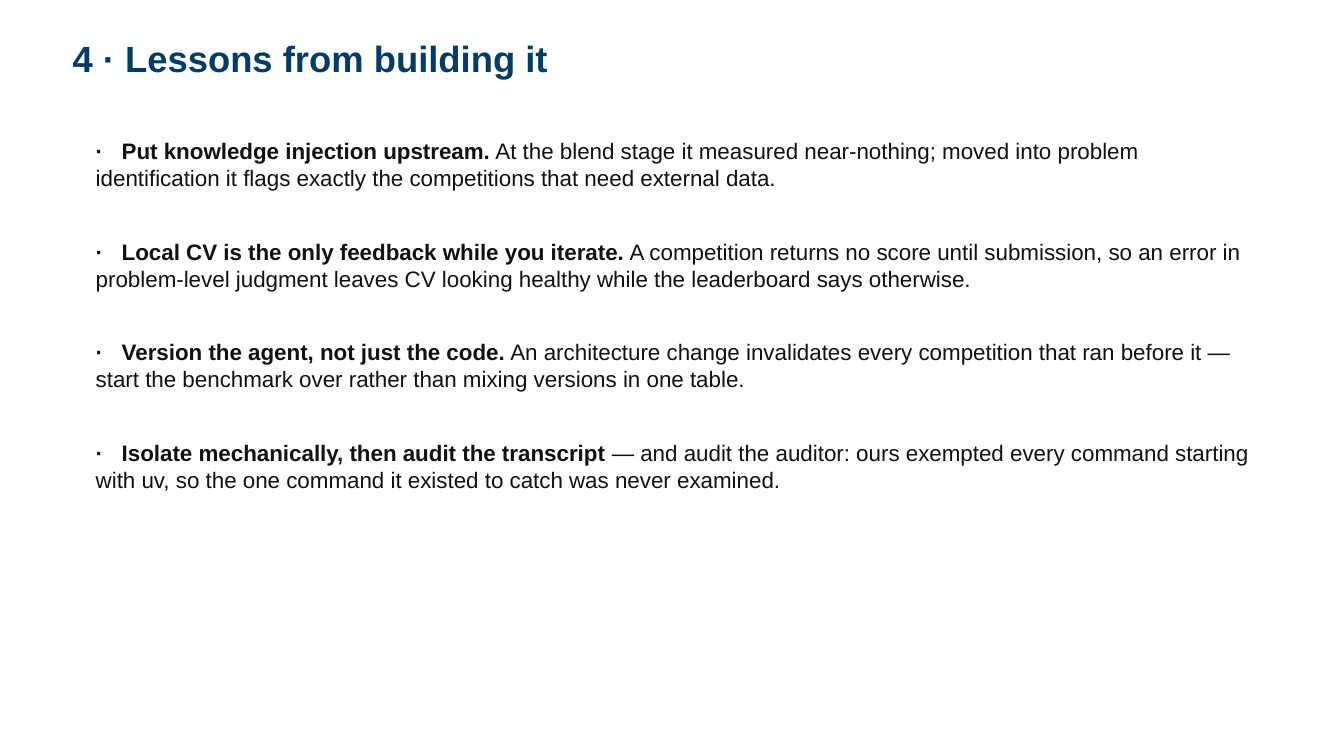
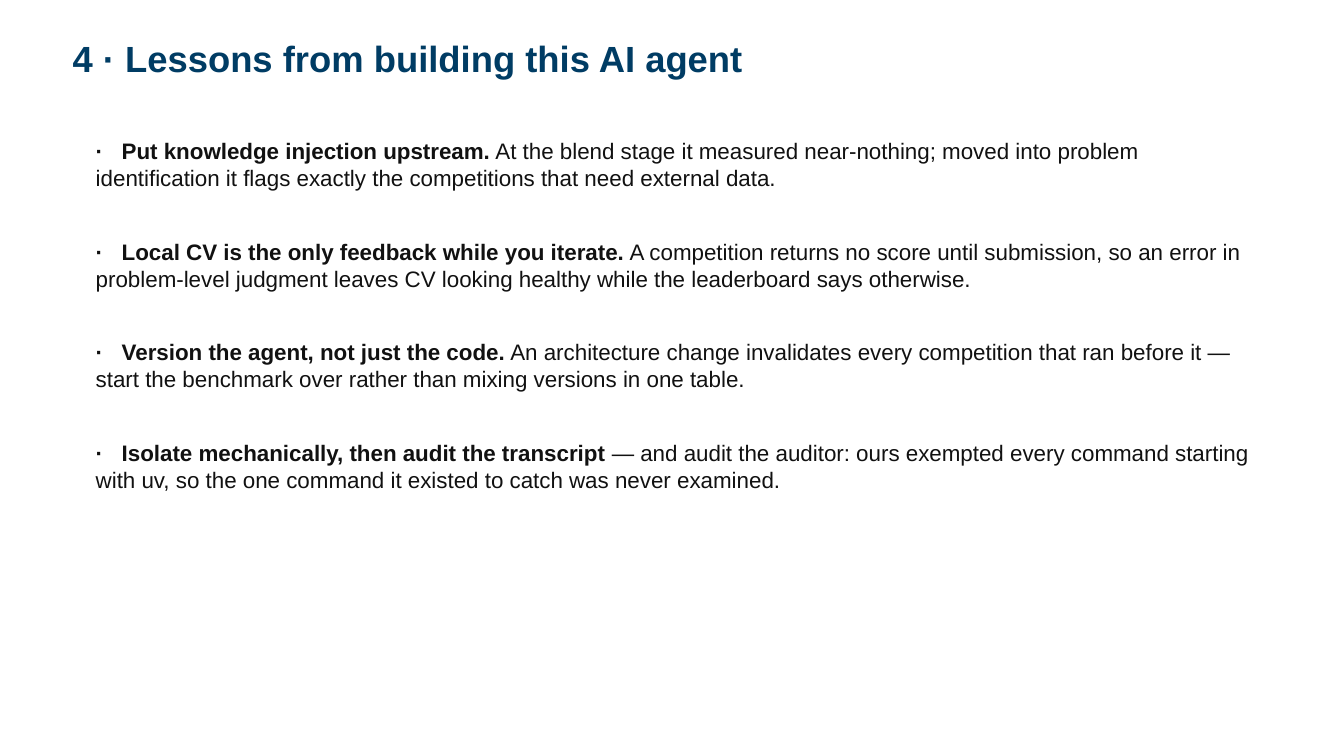
Before and after one commit to 930731haohao-afk/kaggle-agent, a slide deck: slide 5 of docs/presentation/slides_4min.pptx. Drawn at 1344x756 pixels with LibreOffice and Linux fonts; fonts in the diff are those of the drawing. Boxes give left, top, right and bottom in pixels: in the first picture for what was removed or moved away, otherwise in the second. Text is boxed around its words. In the diff, an @@ line names an element or a change of style, - is before the commit and + after.

```diff
--- a/docs/presentation/slides_4min.pptx
+++ b/docs/presentation/slides_4min.pptx
@@ text at (x1=73, y1=45, x2=742, y2=80): text changed @@
-4 · Lessons from building it
+4 · Lessons from building this AI agent
```
Also in this commit, not shown: 6 other files.
